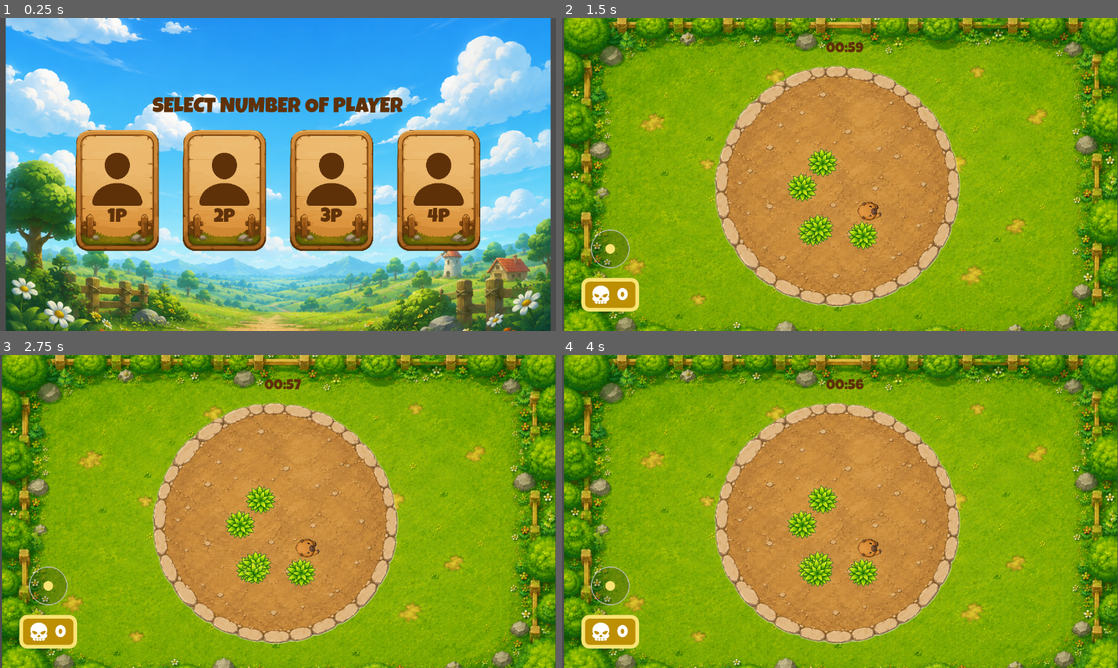
Above: before the commit, frames 1-4 (two rows, left to right).
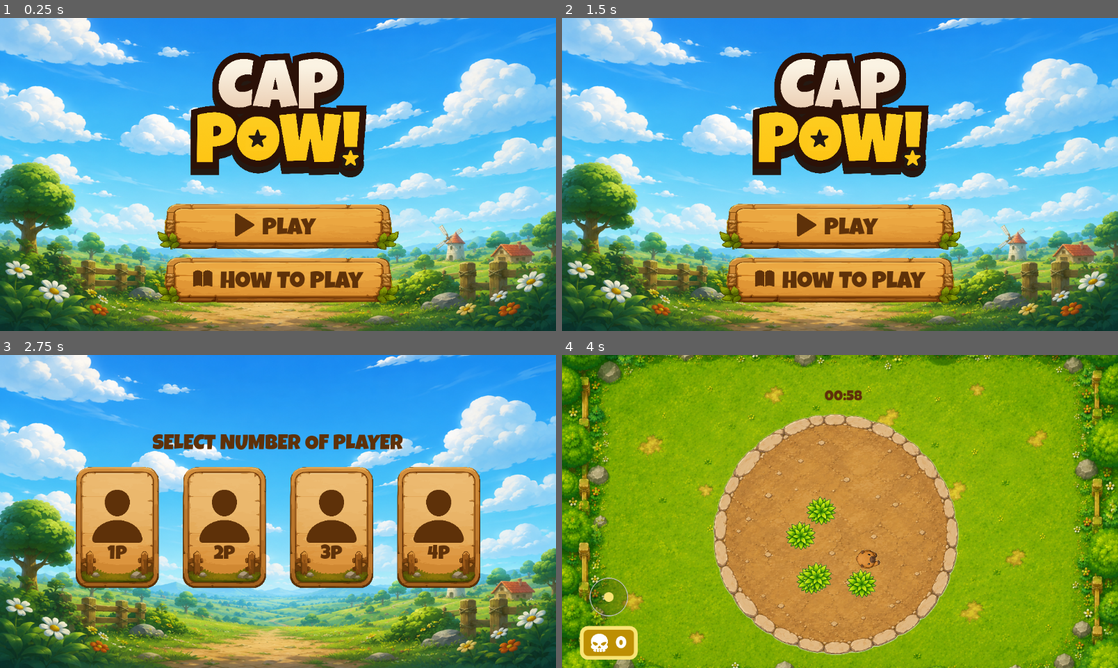
Above: after the commit, the same moments.

Repository: ferdianrra/cappow
Game: Godot game, scene res://scenes/menu/main_menu.tscn
Same seed, same stepped clock (60 frames per second), same inputs: the game is played once before the commit and once after it. Before the commit the project starts from res://scenes/character_select/character_select_menu.tscn.
Inputs (mouse positions are in pixels of both pictures, inside the frame that each line leads up to):
- Up to frame 1 (0.25 s): no input
- Up to frame 2 (1.5 s): click (678, 190) at 0.52 s; click (840, 280) at 1.27 s
- Up to frame 3 (2.75 s): click (278, 564) at 2.02 s
- Up to frame 4 (4 s): click (678, 527) at 2.77 s; tap Enter at 3.5 s; move the mouse to (962, 495) at 3.52 s; hold Right (ui_right) from 3.53 s (still down); tap S (p2_down) at 3.6 s; click (962, 495) at 3.67 s

The runs differ from the first frame. In frame 1, 71% of the frame differs, in the area x 0-100%, y 0-100%; in frame 2, 98%; in frame 3, 97%; in frame 4, 36%.

Commit message:
feat: create winner & guide play layer

Diff:
--- a/project.godot
+++ b/project.godot
@@ -11,7 +11,7 @@
 [application]
 
 config/name="CapPow!"
-run/main_scene="uid://2is66mwx8f7v"
+run/main_scene="uid://b2jxcugtdiuo2"
 config/features=PackedStringArray("4.7", "Mobile")
 config/icon="res://icon.svg"
 
@@ -21,7 +21,9 @@
 
 [display]
 
+window/size/borderless=true
 window/stretch/mode="viewport"
+window/stretch/aspect="keep_width"
 display_server/android/enable_pan_and_scale_gestures=false
 
 [input]
--- a/scenes/character_select/character_select_menu.tscn
+++ b/scenes/character_select/character_select_menu.tscn
@@ -7,30 +7,20 @@
 
 [node name="CharacterSelectMenu" type="Control" unique_id=431653541]
 layout_mode = 3
-anchors_preset = 8
-anchor_left = 0.5
-anchor_top = 0.5
-anchor_right = 0.5
-anchor_bottom = 0.5
-offset_left = -20.0
-offset_top = -20.0
-offset_right = 20.0
-offset_bottom = 20.0
+anchors_preset = 15
+anchor_right = 1.0
+anchor_bottom = 1.0
 grow_horizontal = 2
 grow_vertical = 2
+size_flags_horizontal = 0
+size_flags_vertical = 4
 script = ExtResource("1_gfeik")
 
 [node name="TextureRect" type="TextureRect" parent="." unique_id=722356113]
 layout_mode = 1
-anchors_preset = 8
-anchor_left = 0.5
-anchor_top = 0.5
-anchor_right = 0.5
-anchor_bottom = 0.5
-offset_left = -564.37646
-offset_top = -388.0
-offset_right = 564.37646
-offset_bottom = 388.0
+anchors_preset = 15
+anchor_right = 1.0
+anchor_bottom = 1.0
 grow_horizontal = 2
 grow_vertical = 2
 texture = ExtResource("1_e8sbu")
--- /dev/null
+++ b/scenes/guide_game/guide_game.tscn
@@ -0,0 +1,53 @@
+[gd_scene format=3 uid="uid://bje781xwr71dw"]
+
+[ext_resource type="Texture2D" uid="uid://coco7jb02p5yh" path="res://scenes/character_select/character_select_background.png" id="1_8ucmb"]
+[ext_resource type="Texture2D" uid="uid://cvx3bau48dhhy" path="res://scenes/guide_game/back_button.png" id="2_3ixq3"]
+[ext_resource type="FontFile" uid="uid://hsdjnqqby1qh" path="res://assets/fonts/LuckiestGuy-Regular.ttf" id="3_m1vrp"]
+[ext_resource type="Texture2D" uid="uid://ble1iwpycoajg" path="res://scenes/guide_game/Guide_1.png" id="4_ranvt"]
+
+[node name="GuideGame" type="Control" unique_id=1292346258]
+layout_mode = 3
+anchors_preset = 15
+anchor_right = 1.0
+anchor_bottom = 1.0
+offset_right = 59.0
+offset_bottom = 189.0
+grow_horizontal = 2
+grow_vertical = 2
+
+[node name="TextureRect" type="TextureRect" parent="." unique_id=579311709]
+layout_mode = 1
+offset_right = 1210.0
+offset_bottom = 834.0
+texture = ExtResource("1_8ucmb")
+
+[node name="VBoxContainer" type="VBoxContainer" parent="." unique_id=502057238]
+layout_mode = 1
+anchors_preset = 15
+anchor_right = 1.0
+anchor_bottom = 1.0
+grow_horizontal = 2
+grow_vertical = 2
+
+[node name="BackButton" type="TextureButton" parent="VBoxContainer" unique_id=426920255]
+custom_minimum_size = Vector2(78.5, 69)
+layout_mode = 2
+size_flags_horizontal = 0
+texture_normal = ExtResource("2_3ixq3")
+ignore_texture_size = true
+stretch_mode = 4
+
+[node name="label_title" type="Label" parent="VBoxContainer" unique_id=1497109995]
+layout_mode = 2
+theme_override_colors/font_color = Color(0.36862746, 0.19215687, 0.03529412, 1)
+theme_override_fonts/font = ExtResource("3_m1vrp")
+theme_override_font_sizes/font_size = 44
+text = "How To Play"
+horizontal_alignment = 1
+
+[node name="TextureRect" type="TextureRect" parent="VBoxContainer" unique_id=1403149637]
+custom_minimum_size = Vector2(40, 350)
+layout_mode = 2
+texture = ExtResource("4_ranvt")
+expand_mode = 1
+stretch_mode = 5
--- /dev/null
+++ b/scenes/menu/main_menu.gd
@@ -0,0 +1,5 @@
+extends Control
+
+
+func _on_play_button_pressed() -> void:
+	get_tree().change_scene_to_file("res://scenes/character_select/character_select_menu.tscn")
--- /dev/null
+++ b/scenes/menu/main_menu.tscn
@@ -0,0 +1,139 @@
+[gd_scene format=3 uid="uid://b2jxcugtdiuo2"]
+
+[ext_resource type="Script" uid="uid://cag731unuqp8e" path="res://scenes/menu/main_menu.gd" id="1_isoef"]
+[ext_resource type="Texture2D" uid="uid://bns2roc5q5qop" path="res://scenes/menu/main_menu_background.png" id="1_l6cm7"]
+[ext_resource type="Texture2D" uid="uid://h781bs6o8nv" path="res://art/logo/cappow_logo.png" id="2_ekxnf"]
+[ext_resource type="Texture2D" uid="uid://c86c18soqnydy" path="res://scenes/winner/brown_button_background.png" id="3_rtw2f"]
+[ext_resource type="Texture2D" uid="uid://crc5n7xgy07t5" path="res://scenes/menu/play_vector.png" id="4_oa1go"]
+[ext_resource type="FontFile" uid="uid://hsdjnqqby1qh" path="res://assets/fonts/LuckiestGuy-Regular.ttf" id="5_tbmy8"]
+[ext_resource type="Texture2D" uid="uid://com4j7m5g2dai" path="res://scenes/menu/guide_vector.png" id="6_jk1qb"]
+
+[node name="MainMenu" type="Control" unique_id=165311956]
+layout_mode = 3
+anchors_preset = 15
+anchor_right = 1.0
+anchor_bottom = 1.0
+grow_horizontal = 2
+grow_vertical = 2
+size_flags_horizontal = 4
+size_flags_vertical = 4
+script = ExtResource("1_isoef")
+
+[node name="MainMenuBackground" type="TextureRect" parent="." unique_id=707295989]
+layout_mode = 1
+anchors_preset = 15
+anchor_right = 1.0
+anchor_bottom = 1.0
+grow_horizontal = 2
+grow_vertical = 2
+texture = ExtResource("1_l6cm7")
+expand_mode = 3
+
+[node name="VBoxContainer" type="VBoxContainer" parent="." unique_id=1032708162]
+layout_mode = 1
+anchors_preset = 8
+anchor_left = 0.5
+anchor_top = 0.5
+anchor_right = 0.5
+anchor_bottom = 0.5
+offset_left = -250.0
+offset_top = -267.0
+offset_right = 250.0
+offset_bottom = 267.0
+grow_horizontal = 2
+grow_vertical = 2
+theme_override_constants/separation = 16
+
+[node name="TextureRect" type="TextureRect" parent="VBoxContainer" unique_id=634718397]
+custom_minimum_size = Vector2(421, 312)
+layout_mode = 2
+texture = ExtResource("2_ekxnf")
+expand_mode = 1
+stretch_mode = 5
+
+[node name="PlayButton" type="TextureButton" parent="VBoxContainer" unique_id=833154378]
+custom_minimum_size = Vector2(500, 95)
+layout_mode = 2
+texture_normal = ExtResource("3_rtw2f")
+ignore_texture_size = true
+stretch_mode = 5
+
+[node name="PlayButtonSection" type="HBoxContainer" parent="VBoxContainer/PlayButton" unique_id=1941207850]
+layout_mode = 1
+anchors_preset = 8
+anchor_left = 0.5
+anchor_top = 0.5
+anchor_right = 0.5
+anchor_bottom = 0.5
+offset_left = -89.5
+offset_top = -25.5
+offset_right = 89.5
+offset_bottom = 25.5
+grow_horizontal = 2
+grow_vertical = 2
+offset_transform_enabled = true
+offset_transform_position = Vector2(0, -4)
+theme_override_constants/separation = 16
+
+[node name="PlayVector" type="TextureRect" parent="VBoxContainer/PlayButton/PlayButtonSection" unique_id=447417464]
+custom_minimum_size = Vector2(40, 40)
+layout_mode = 2
+size_flags_horizontal = 4
+texture = ExtResource("4_oa1go")
+expand_mode = 1
+stretch_mode = 5
+
+[node name="PlayLabel" type="Label" parent="VBoxContainer/PlayButton/PlayButtonSection" unique_id=2100325712]
+layout_mode = 2
+size_flags_horizontal = 4
+offset_transform_enabled = true
+offset_transform_position = Vector2(0, 9)
+theme_override_colors/font_color = Color(0.36862746, 0.19215687, 0.03529412, 1)
+theme_override_fonts/font = ExtResource("5_tbmy8")
+theme_override_font_sizes/font_size = 50
+text = "Play"
+
+[node name="GuideButton" type="TextureButton" parent="VBoxContainer" unique_id=699951174]
+custom_minimum_size = Vector2(500, 95)
+layout_mode = 2
+size_flags_horizontal = 4
+texture_normal = ExtResource("3_rtw2f")
+ignore_texture_size = true
+stretch_mode = 6
+
+[node name="GuideButtonSection" type="HBoxContainer" parent="VBoxContainer/GuideButton" unique_id=1996892521]
+layout_mode = 1
+anchors_preset = 8
+anchor_left = 0.5
+anchor_top = 0.5
+anchor_right = 0.5
+anchor_bottom = 0.5
+offset_left = -176.5
+offset_top = -25.5
+offset_right = 176.5
+offset_bottom = 25.5
+grow_horizontal = 2
+grow_vertical = 2
+offset_transform_enabled = true
+offset_transform_position = Vector2(0, -4)
+theme_override_constants/separation = 16
+
+[node name="GuideVector" type="TextureRect" parent="VBoxContainer/GuideButton/GuideButtonSection" unique_id=1998571838]
+custom_minimum_size = Vector2(40, 40)
+layout_mode = 2
+size_flags_horizontal = 4
+texture = ExtResource("6_jk1qb")
+expand_mode = 1
+stretch_mode = 5
+
+[node name="GuideLabel" type="Label" parent="VBoxContainer/GuideButton/GuideButtonSection" unique_id=175621794]
+layout_mode = 2
+size_flags_horizontal = 4
+offset_transform_enabled = true
+offset_transform_position = Vector2(0, 9)
+theme_override_colors/font_color = Color(0.36862746, 0.19215687, 0.03529412, 1)
+theme_override_fonts/font = ExtResource("5_tbmy8")
+theme_override_font_sizes/font_size = 50
+text = "How To Play"
+
+[connection signal="pressed" from="VBoxContainer/PlayButton" to="." method="_on_play_button_pressed"]
--- a/scenes/test/game_scene_arena.gd
+++ b/scenes/test/game_scene_arena.gd
@@ -17,31 +17,22 @@
 	4: 0
 }
 
-# Tambahkan variabel ini sebagai "gembok" agar pindah scene tidak spamming
 var is_game_over: bool = false
 var winner_screen_scene = preload("res://scenes/winner/winner_layer.tscn")
 
 func _process(delta):
-	# Kalau waktu sudah habis dan scene mau pindah, hentikan eksekusi _process
 	if is_game_over:
 		return
 
-	# Cek kalau game_timer belum habis
 	if game_timer.time_left > 0:
-		# Ambil sisa waktu dari node Timer
 		var time_left = game_timer.time_left
-
-		# Ubah total detik menjadi format menit dan detik
 		var minutes = int(time_left) / 60
 		var seconds = int(time_left) % 60
 
-		# Format teksnya jadi "MM:SS" (contoh: "01:30")
 		timer_label.text = "%02d:%02d" % [minutes, seconds]
 	else:
-		# Teks saat waktu habis
 		timer_label.text = "00:00"
 
-		# Kunci gemboknya!
 		is_game_over = true
 		var winner = _find_winner()
 		_on_game_over(winner.id, winner.kills)
@@ -49,19 +40,19 @@
 func _ready():
 	add_to_group("game_scene")
 	if Global.selected_players < 4:
-		$Arena/PlayerCapy4.queue_free()
+		$CanvasLayer/AspectRatioContainer/Arena/PlayerCapy4.queue_free()
 		$CanvasLayer/ZoneTopLeft.queue_free()
-		score_4p.hide() # Sembunyikan skor 4P
+		score_4p.hide()
 
 	if Global.selected_players < 3:
-		$Arena/PlayerCapy3.queue_free()
+		$CanvasLayer/AspectRatioContainer/Arena/PlayerCapy3.queue_free()
 		$CanvasLayer/ZoneBottomRight.queue_free()
-		score_3p.hide() # Sembunyikan skor 3P
+		score_3p.hide()
 
 	if Global.selected_players < 2:
-		$Arena/PlayerCapy2.queue_free()
+		$CanvasLayer/AspectRatioContainer/Arena/PlayerCapy2.queue_free()
 		$CanvasLayer/ZoneTopRight.queue_free()
-		score_2p.hide() # Sembunyikan skor 2P
+		score_2p.hide()
 
 
 func on_player_killed(player_id: int):
@@ -72,28 +63,22 @@
 	_update_score_label(player_id)
 
 func _on_game_over(player_id, kills):
-	# 1. Simpan data ke Global
 	Global.winner_id = player_id
 	Global.winner_kills = kills
-
-	# 2. Munculkan Winner Screen
 	var winner_screen = winner_screen_scene.instantiate()
 	add_child(winner_screen)
-
-	# 3. Opsional: Pause game agar tidak bergerak di belakang
 	get_tree().paused = true
 
 func _find_winner():
-	# Contoh logika: mencari player dengan angka kematian terendah
-	var min_deaths = 999
+	var max_kills = -1
 	var winner_id = 1
 
 	for id in death_counts:
-		if death_counts[id] < min_deaths:
-			min_deaths = death_counts[id]
+		if death_counts[id] > max_kills:
+			max_kills = death_counts[id]
 			winner_id = id
 
-	return {"id": winner_id, "kills": min_deaths}
+	return {"id": winner_id, "kills": max_kills}
 
 func _update_score_label(player_id: int):
 	match player_id:
--- a/scenes/test/game_scene_arena.tscn
+++ b/scenes/test/game_scene_arena.tscn
@@ -119,22 +119,40 @@
 corner_detail = 20
 
 [node name="GameSceneArena" type="Node2D" unique_id=311747993]
-position = Vector2(-9, 12)
+position = Vector2(-12, 35)
 script = ExtResource("1_nn5h6")
 
-[node name="OutsideArena" type="Sprite2D" parent="." unique_id=389830449]
-position = Vector2(587, 331)
-scale = Vector2(0.94793385, 0.8737658)
+[node name="CanvasLayer" type="CanvasLayer" parent="." unique_id=1045075174]
+
+[node name="AspectRatioContainer" type="AspectRatioContainer" parent="CanvasLayer" unique_id=2008257938]
+anchors_preset = 15
+anchor_right = 1.0
+anchor_bottom = 1.0
+grow_horizontal = 2
+grow_vertical = 2
+size_flags_horizontal = 6
+size_flags_vertical = 3
+size_flags_stretch_ratio = 20.0
+stretch_mode = 3
+
+[node name="OutsideArena2" type="Sprite2D" parent="CanvasLayer/AspectRatioContainer" unique_id=389830449]
+visible = false
 texture = ExtResource("2_qecvs")
 
-[node name="Arena" type="Sprite2D" parent="." unique_id=1936357486]
-position = Vector2(579.00006, 341)
+[node name="OutsideArena" type="TextureRect" parent="CanvasLayer/AspectRatioContainer" unique_id=1420973373]
+layout_mode = 2
+texture = ExtResource("2_qecvs")
+expand_mode = 1
+stretch_mode = 5
+
+[node name="Arena" type="Sprite2D" parent="CanvasLayer/AspectRatioContainer" unique_id=1936357486]
+position = Vector2(567.00006, 376)
 scale = Vector2(0.47602656, 0.4593799)
 texture = ExtResource("3_qecvs")
 script = ExtResource("4_r4538")
 grass_scene = ExtResource("5_s5oc3")
 
-[node name="PlayerCapy2" parent="Arena" unique_id=987455586 node_paths=PackedStringArray("joystick_node") groups=["capybara"] instance=ExtResource("6_lslp7")]
+[node name="PlayerCapy2" parent="CanvasLayer/AspectRatioContainer/Arena" unique_id=987455586 node_paths=PackedStringArray("joystick_node") groups=["capybara"] instance=ExtResource("6_lslp7")]
 position = Vector2(-176.09457, 108.93963)
 rotation = 0.007201472
 scale = Vector2(0.7, 0.742)
@@ -146,9 +164,9 @@
 outside_scale = 0.4
 transition_speed = 0.25
 bounce_force = 400.0
-joystick_node = NodePath("../../CanvasLayer/ZoneTopRight/VBoxContainer/Joystick2")
-
-[node name="PlayerCapy3" parent="Arena" unique_id=1764218114 node_paths=PackedStringArray("joystick_node") groups=["capybara"] instance=ExtResource("6_lslp7")]
+joystick_node = NodePath("../../../ZoneTopRight/VBoxContainer/Joystick2")
+
+[node name="PlayerCapy3" parent="CanvasLayer/AspectRatioContainer/Arena" unique_id=1764218114 node_paths=PackedStringArray("joystick_node") groups=["capybara"] instance=ExtResource("6_lslp7")]
 position = Vector2(-206.6416, -149.07529)
 rotation = 0.007201472
 scale = Vector2(0.7, 0.742)
@@ -160,9 +178,9 @@
 outside_scale = 0.4
 transition_speed = 0.25
 bounce_force = 400.0
-joystick_node = NodePath("../../CanvasLayer/ZoneBottomRight/VBoxContainer/Joystick3")
-
-[node name="PlayerCapy4" parent="Arena" unique_id=725495268 node_paths=PackedStringArray("joystick_node") groups=["capybara"] instance=ExtResource("6_lslp7")]
+joystick_node = NodePath("../../../ZoneBottomRight/VBoxContainer/Joystick3")
+
+[node name="PlayerCapy4" parent="CanvasLayer/AspectRatioContainer/Arena" unique_id=725495268 node_paths=PackedStringArray("joystick_node") groups=["capybara"] instance=ExtResource("6_lslp7")]
 position = Vector2(102.42241, -170.09872)
 rotation = 0.007201472
 scale = Vector2(0.7, 0.742)
@@ -174,9 +192,9 @@
 outside_scale = 0.4
 transition_speed = 0.25
 bounce_force = 400.0
-joystick_node = NodePath("../../CanvasLayer/ZoneTopLeft/VBoxContainer/Joystick4")
-
-[node name="PlayerCapy1" parent="Arena" unique_id=1179526682 node_paths=PackedStringArray("joystick_node") groups=["capybara"] instance=ExtResource("6_lslp7")]
+joystick_node = NodePath("../../../ZoneTopLeft/VBoxContainer/Joystick4")
+
+[node name="PlayerCapy1" parent="CanvasLayer/AspectRatioContainer/Arena" unique_id=1179526682 node_paths=PackedStringArray("joystick_node") groups=["capybara"] instance=ExtResource("6_lslp7")]
 position = Vector2(132.96942, 95.56108)
 rotation = 0.007201472
 scale = Vector2(0.7, 0.742)
@@ -188,18 +206,16 @@
 outside_scale = 0.4
 transition_speed = 0.25
 bounce_force = 400.0
-joystick_node = NodePath("../../CanvasLayer/ZoneBottomLeft/VBoxContainer/Joystick")
-
-[node name="Grass" parent="Arena" unique_id=13430623 instance=ExtResource("5_s5oc3")]
+joystick_node = NodePath("../../../ZoneBottomLeft/VBoxContainer/Joystick")
+
+[node name="Grass" parent="CanvasLayer/AspectRatioContainer/Arena" unique_id=13430623 instance=ExtResource("5_s5oc3")]
 position = Vector2(113.20367, 212.14555)
 
-[node name="CanvasLayer" type="CanvasLayer" parent="." unique_id=1045075174]
-
 [node name="TimerLabel" type="Label" parent="CanvasLayer" unique_id=1316937517]
-offset_left = 545.0
-offset_top = 49.0
-offset_right = 628.0
-offset_bottom = 114.0
+offset_left = 542.0
+offset_top = 72.0
+offset_right = 625.0
+offset_bottom = 137.0
 theme_override_colors/font_color = Color(0.36862746, 0.19215687, 0.03529412, 1)
 theme_override_fonts/font = ExtResource("8_4nuo1")
 theme_override_font_sizes/font_size = 30
@@ -208,18 +224,20 @@
 horizontal_alignment = 1
 
 [node name="Scoreboard" type="HBoxContainer" parent="CanvasLayer" unique_id=1415670450]
-offset_left = 372.0
-offset_top = 68.0
-offset_right = 692.0
-offset_bottom = 108.0
+offset_left = 369.0
+offset_top = 91.0
+offset_right = 689.0
+offset_bottom = 131.0
 theme_override_constants/separation = 20
 
 [node name="ZoneBottomLeft" type="MarginContainer" parent="CanvasLayer" unique_id=1215493071]
 anchors_preset = 2
 anchor_top = 1.0
 anchor_bottom = 1.0
-offset_top = -200.0
-offset_right = 92.0
+offset_left = -3.0
+offset_top = -187.0
+offset_right = 157.0
+offset_bottom = 23.0
 grow_vertical = 0
 theme_override_constants/margin_left = 40
 theme_override_constants/margin_bottom = 40
@@ -278,8 +296,10 @@
 justification_flags = 3
 
 [node name="ZoneTopLeft" type="MarginContainer" parent="CanvasLayer" unique_id=2010746007]
-offset_right = 160.0
-offset_bottom = 210.0
+offset_left = -3.0
+offset_top = 23.0
+offset_right = 157.0
+offset_bottom = 233.0
 theme_override_constants/margin_left = 40
 theme_override_constants/margin_bottom = 40
 
@@ -339,8 +359,10 @@
 anchor_top = 1.0
 anchor_right = 1.0
 anchor_bottom = 1.0
-offset_left = -160.0
-offset_top = -210.0
+offset_left = -163.0
+offset_top = -187.0
+offset_right = -3.0
+offset_bottom = 23.0
 grow_horizontal = 0
 grow_vertical = 0
 theme_override_constants/margin_right = 40
@@ -403,8 +425,10 @@
 anchors_preset = 1
 anchor_left = 1.0
 anchor_right = 1.0
-offset_left = -160.0
-offset_bottom = 210.0
+offset_left = -163.0
+offset_top = 23.0
+offset_right = -3.0
+offset_bottom = 233.0
 grow_horizontal = 0
 theme_override_constants/margin_right = 40
 metadata/_edit_use_anchors_ = true
--- a/scenes/winner/winner_layer.tscn
+++ b/scenes/winner/winner_layer.tscn
@@ -20,6 +20,8 @@
 anchor_bottom = 1.0
 grow_horizontal = 2
 grow_vertical = 2
+size_flags_horizontal = 6
+size_flags_vertical = 6
 color = Color(0, 0, 0, 0.5882353)
 
 [node name="WinnerPanel" type="Panel" parent="." unique_id=838444009]
@@ -28,6 +30,8 @@
 anchor_bottom = 1.0
 grow_horizontal = 2
 grow_vertical = 2
+size_flags_horizontal = 3
+size_flags_vertical = 3
 script = ExtResource("1_2bth7")
 
 [node name="WinnerContainer" type="CenterContainer" parent="WinnerPanel" unique_id=1264122779]
Binary file added: art/logo/cappow_logo.png
Not shown, added: art/logo/cappow_logo.png.import
Not shown, changed: export_presets.cfg
Binary file added: scenes/character_select/back_vector.png
Not shown, added: scenes/character_select/back_vector.png.import
Binary file added: scenes/character_select/square_button_background.png
Not shown, added: scenes/character_select/square_button_background.png.import
Not shown, added: scenes/guide_game/Guide_1.png.import
Binary file added: scenes/guide_game/back_button.png
Not shown, added: scenes/guide_game/back_button.png.import
Binary file added: scenes/guide_game/back_vector.png
Not shown, added: scenes/guide_game/back_vector.png.import
(and 11 more such lines)
